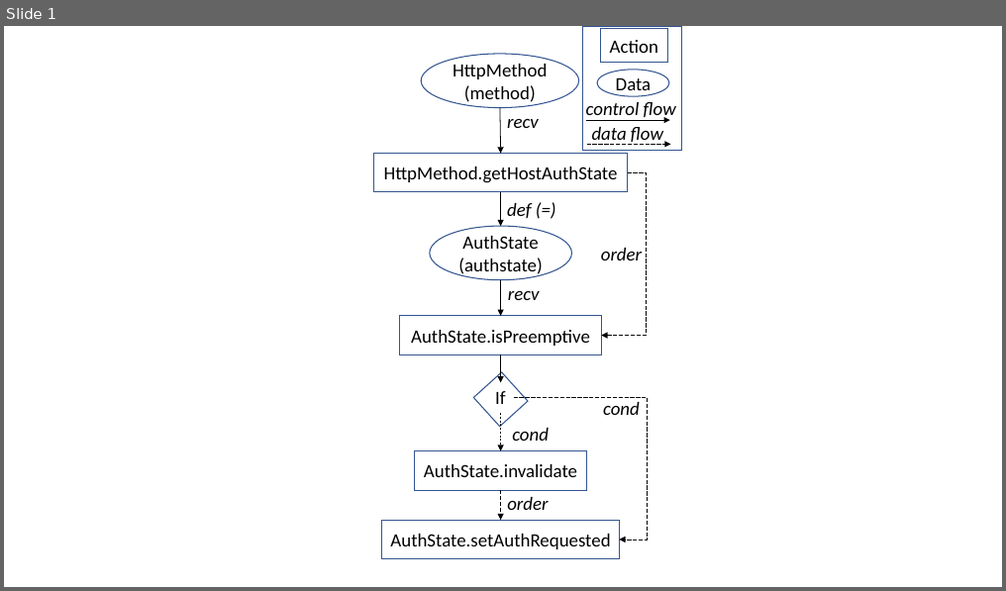
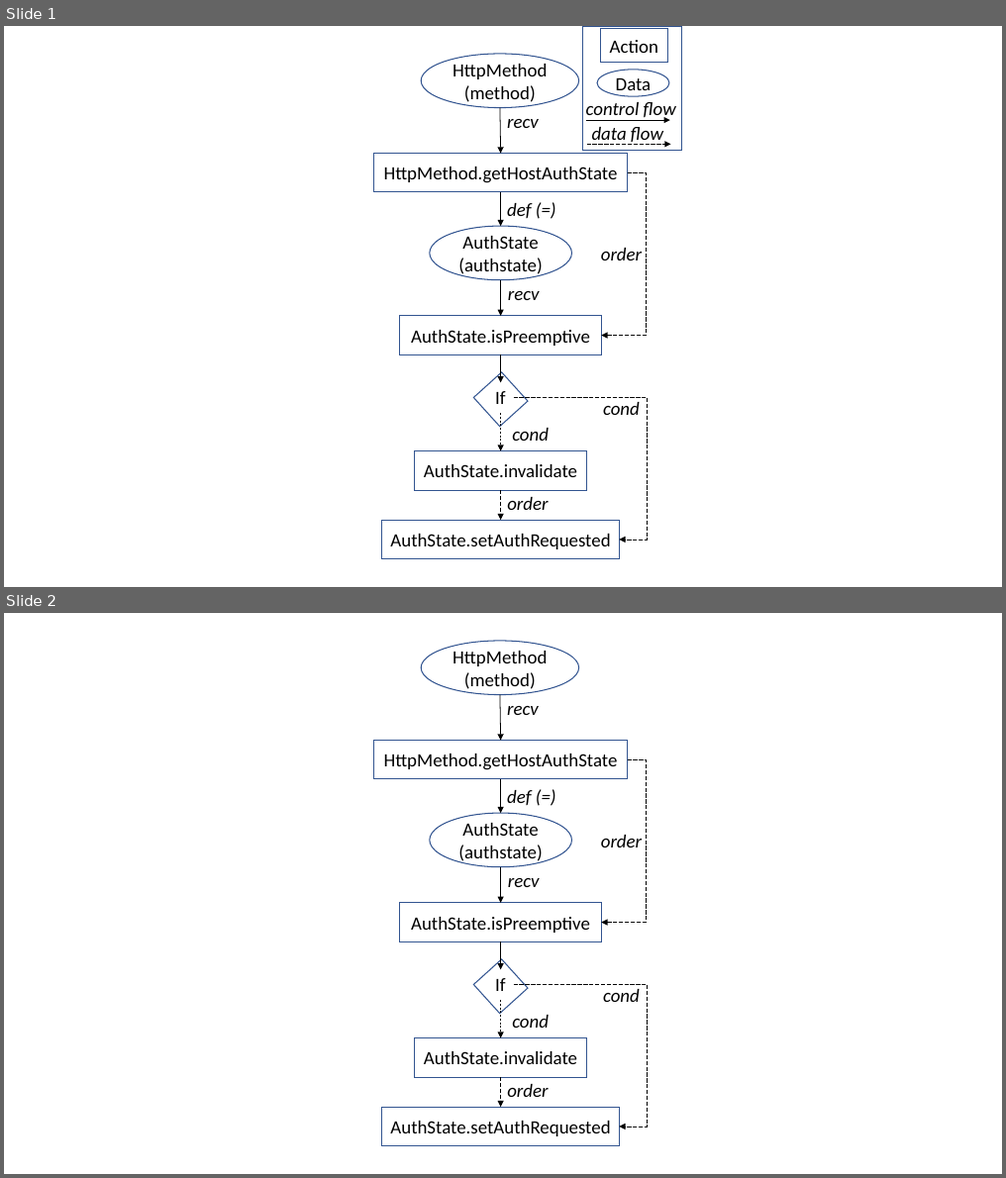
Before and after one commit to daleyli/api-misuse, a slide deck: figures.pptx. Shown one above the other, each under a label of ours: slide 1 before the commit, slides 1 and 2 after it. The pictures are 1006x591 and 1006x1178 pixels, drawn with LibreOffice and Linux fonts; fonts in the diff are those of the drawing. Boxes give left, top, right and bottom in pixels: in the first picture for what was removed or moved away, otherwise in the second. Text is boxed around its words. In the diff, an @@ line names an element or a change of style, - is before the commit and + after.

```diff
--- a/figures.pptx
+++ b/figures.pptx
@@ slide 2 added at box(4, 613, 1002, 1174), background #FFFFFF @@
@@ group added at box(374, 641, 648, 1146): 8 texts, 6 arrows, 5 rectangles, 2 ellipses, 2 elbow arrows @@
+HttpMethod.getHostAuthState
+HttpMethod
+(method)
+recv
+AuthState
+(authstate)
+def (=)
+AuthState.isPreemptive
+recv
+If
+order
+AuthState.invalidate
+AuthState.setAuthRequested
+cond
+cond
+order
```
Also in this commit, not shown: 1 other slide added, 4 other files.
